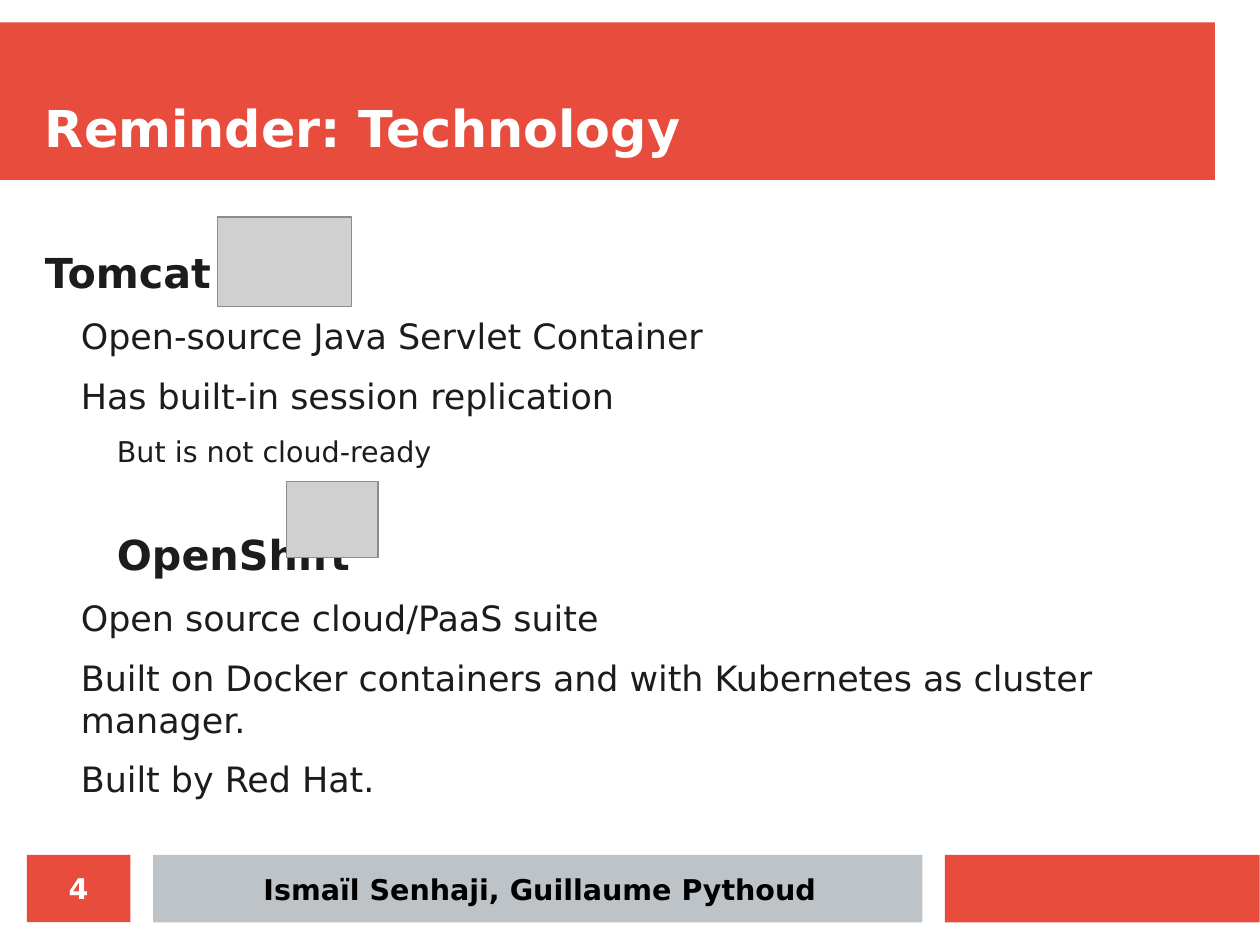
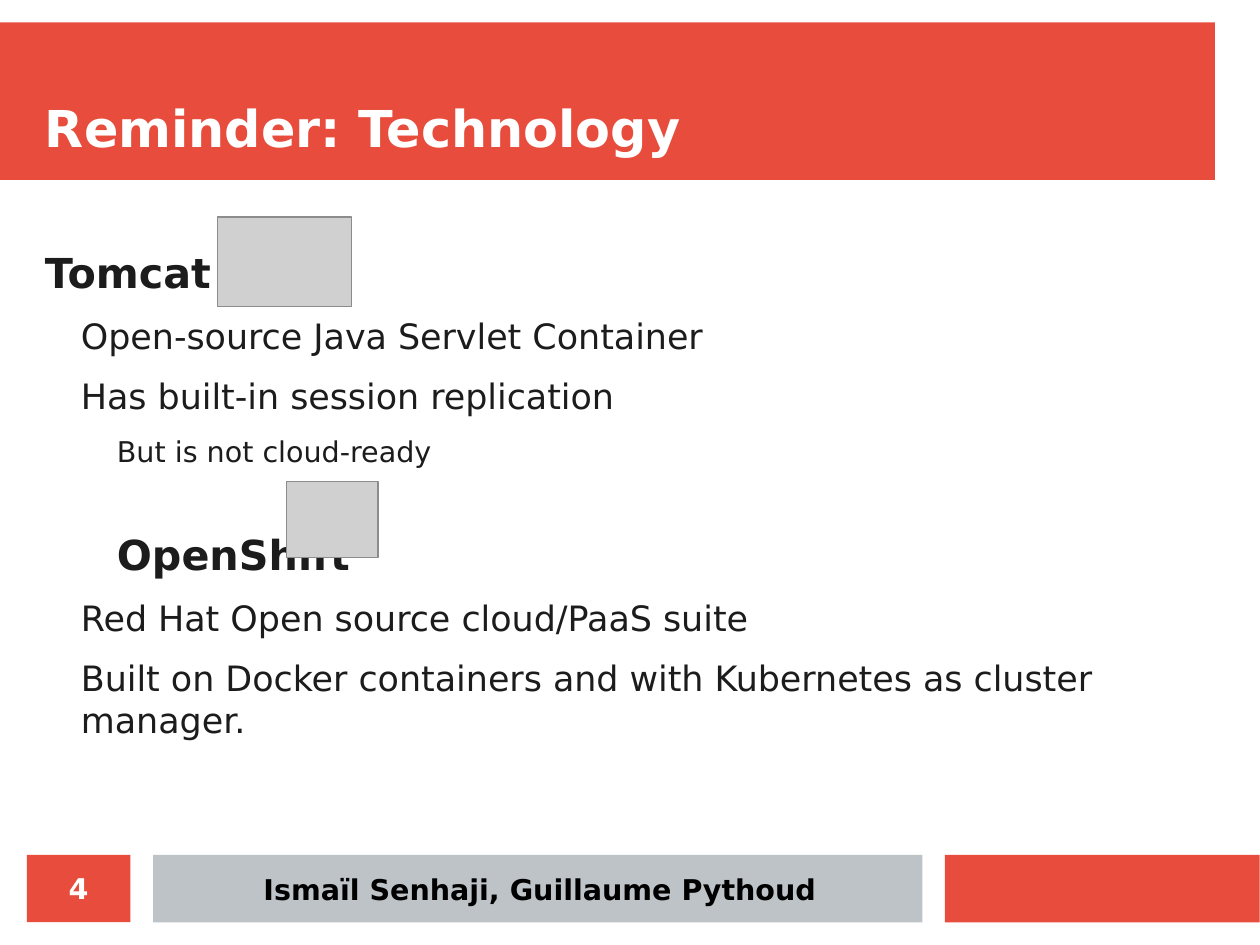
Before and after one commit to iSma/tomcat-in-the-cloud, a slide deck: slide 4 of docs/final-presentation/final_presentation.odp. Drawn at 1260x945 pixels with LibreOffice and Linux fonts; fonts in the diff are those of the drawing; grey boxes stand for pictures. Boxes give left, top, right and bottom in pixels: in the first picture for what was removed or moved away, otherwise in the second. Text is boxed around its words. In the diff, an @@ line names an element or a change of style, - is before the commit and + after.

```diff
--- a/docs/final-presentation/final_presentation.odp
+++ b/docs/final-presentation/final_presentation.odp
@@ text at bbox=[81, 604, 748, 639]: text changed @@
-  Open source cloud/PaaS suite
+  Red Hat Open source cloud/PaaS suite
@@ text at bbox=[81, 765, 291, 793]: paragraph removed @@
-  Built by Red Hat.
```
Also in this commit, not shown: 8 other slides changed, 3 slides removed.
